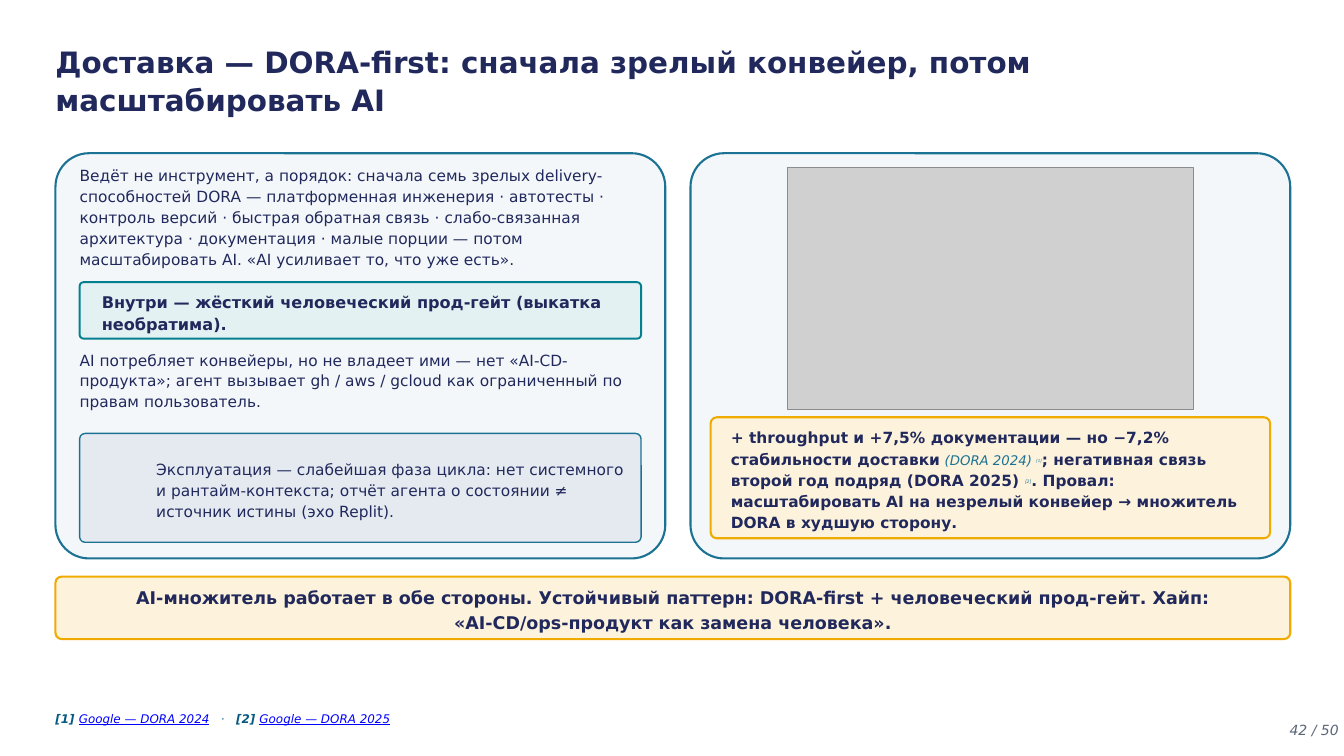
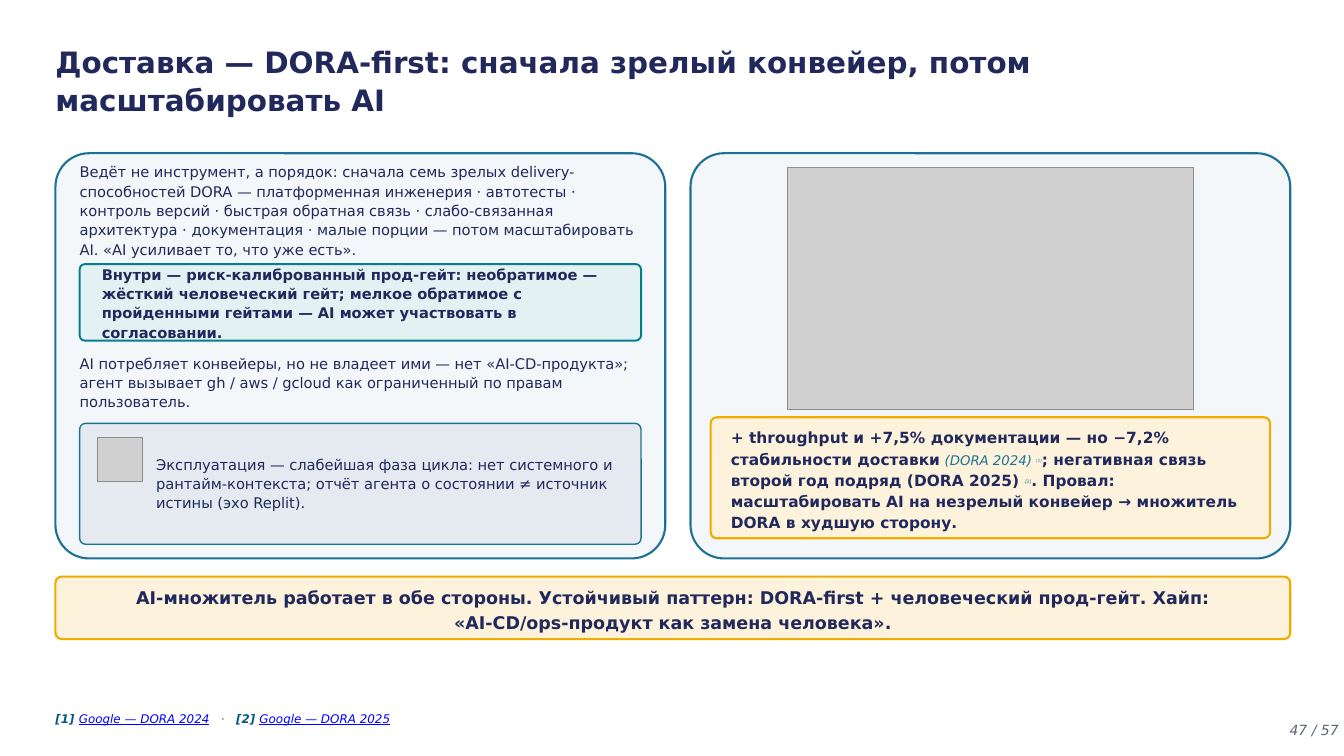
Before and after one commit to tellina-study/AI-usage-lessons, a slide deck: slide 47 of library/lectures/lec-04/rendered/lec-04.pptx (slide 42 before the commit). Drawn at 1344x756 pixels with LibreOffice and Linux fonts; fonts in the diff are those of the drawing; grey boxes stand for pictures. Boxes give left, top, right and bottom in pixels: in the first picture for what was removed or moved away, otherwise in the second. Text is boxed around its words. In the diff, an @@ line names an element or a change of style, - is before the commit and + after.

```diff
--- a/library/lectures/lec-04/rendered/lec-04.pptx
+++ b/library/lectures/lec-04/rendered/lec-04.pptx
@@ text "Ведёт не инструмент, а порядок: ..." at (80,166,634,258): size 11 to 10.5 pt; line spacing 1.14 to 1.1 @@
@@ rounded rectangle: place and size @@
-rounded rectangle at (80,282,641,339)
+rounded rectangle at (80,264,641,341)
@@ text at (102,268,577,342): text changed; size 11.5 to 10.5 pt @@
-Внутри — жёсткий человеческий прод-гейт (выкатка необратима).
+Внутри — риск-калиброванный прод-гейт: необратимое — жёсткий человеческий гейт; мелкое обратимое с пройденными гейтами — AI может участвовать в согласовании.
@@ text "AI потребляет конвейеры, но не ..." at (80,357,628,408): size 11 to 10.5 pt; line spacing 1.12 to 1.1 @@
@@ rounded rectangle: place and size @@
-rounded rectangle at (80,434,641,542)
+rounded rectangle at (80,423,641,544)
@@ picture added at (98,438,142,482) @@
@@ text "Эксплуатация — слабейшая фаза цикла: ..." at (156,458,613,511): size 11 to 10.5 pt; line spacing 1.14 to 1.1 @@
@@ text at (1290,725,1339,735): text changed @@
-42 / 50
+47 / 57
```
Also in this commit, not shown: 48 other slides changed, 8 slides added, 1 slide removed, 34 other files.
